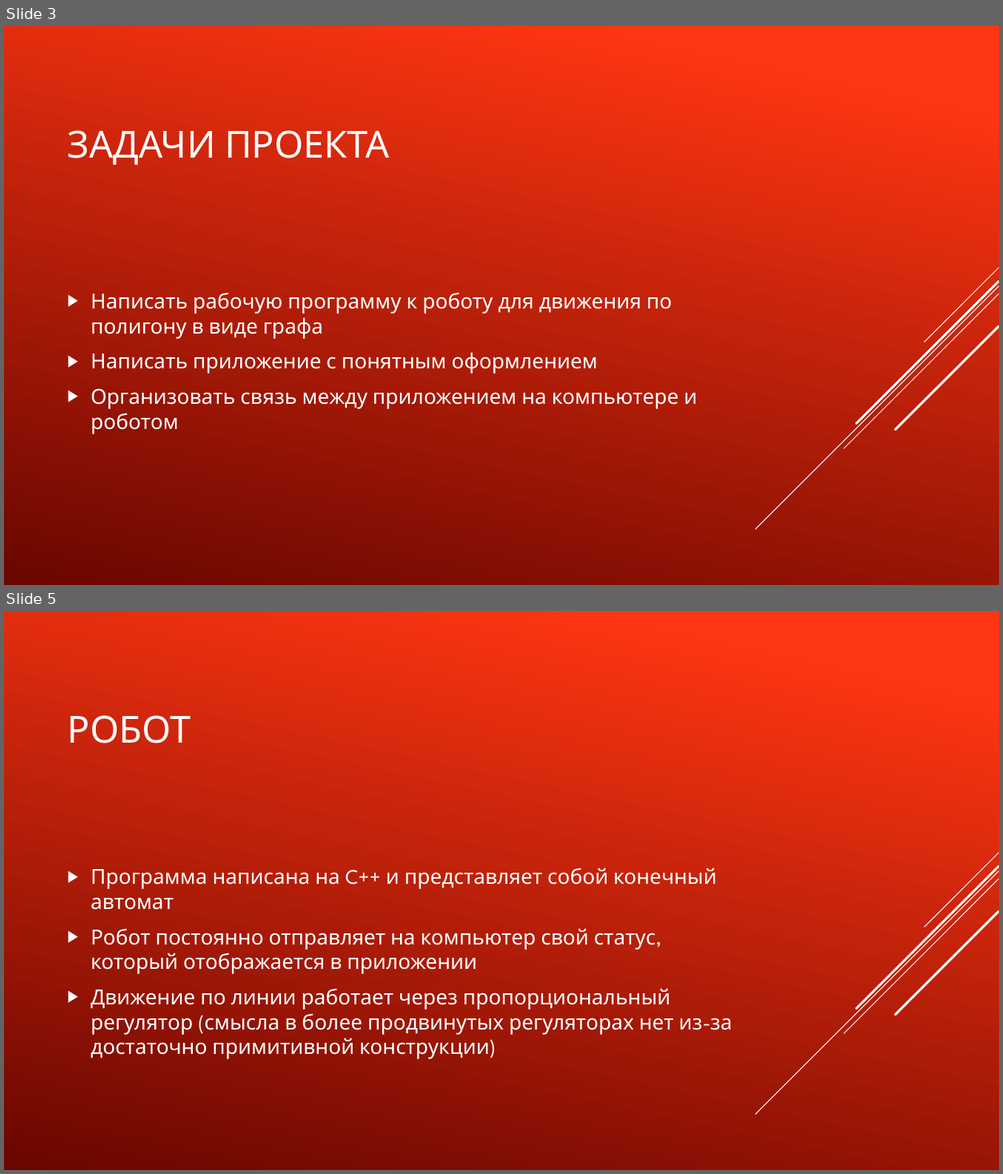
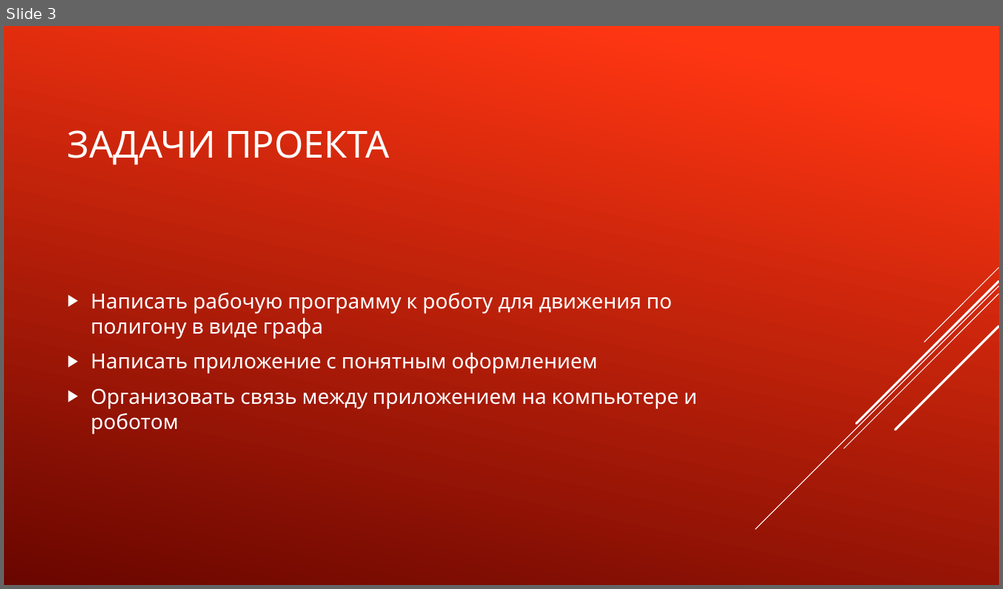
Before and after one commit to TransoChel/ProjectRobotLogistic, a slide deck: Проект «Робот-логист».pptx. Shown one above the other, each under a label of ours: slides 3 and 5 before the commit, slide 3 after it; the slides between them are not shown. The pictures are 1003x1174 and 1003x589 pixels, drawn with LibreOffice and Linux fonts; fonts in the diff are those of the drawing. Boxes give left, top, right and bottom in pixels: in the first picture for what was removed or moved away, otherwise in the second. Text is boxed around its words. In the diff, an @@ line names an element or a change of style, - is before the commit and + after.

Commit message:
недописанное переписывание вывода статуса

```diff
--- a/Проект «Робот-логист».pptx
+++ b/Проект «Робот-логист».pptx
@@ slide 5 removed at [4,611,999,1170], background gradient #FF3712 to #6A0600; not listed: 5 template elements that a slide beside it also shows @@
@@ title removed at [68,715,191,743] @@
-РОБОТ
@@ text removed at [91,868,731,1059] @@
-▶ Программа написана на C++ и представляет собой конечный автомат
-▶ Робот постоянно отправляет на компьютер свой статус, который отображается в приложении
-▶ Движение по линии работает через пропорциональный регулятор (смысла в более продвинутых регуляторах нет из-за достаточно примитивной конструкции)
```
Also in this commit, not shown: 4 slides changed, 1 slide added, 4 other slides removed, 3 other files.
